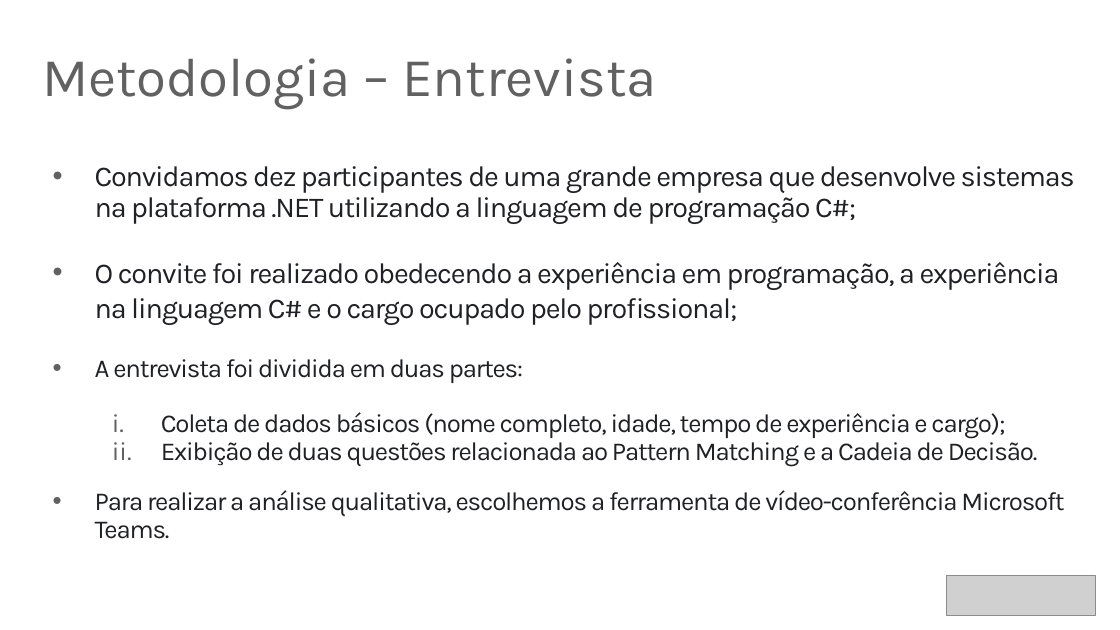
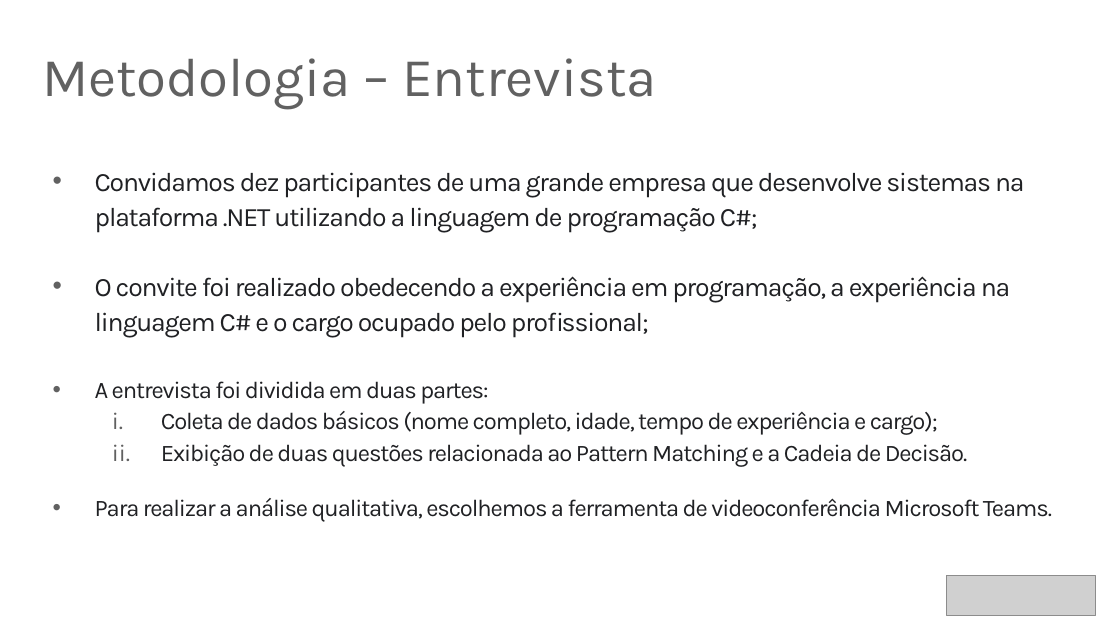
Before and after one commit to rafaelcruz-net/pattern-matching, a slide deck: slide 31 of Apresentacao_Defesa.pptx (slide 30 before the commit). Drawn at 1120x630 pixels with LibreOffice and Linux fonts; fonts in the diff are those of the drawing; grey boxes stand for pictures. Boxes give left, top, right and bottom in pixels: in the first picture for what was removed or moved away, otherwise in the second. Text is boxed around its words. In the diff, an @@ line names an element or a change of style, - is before the commit and + after.

```diff
--- a/Apresentacao_Defesa.pptx
+++ b/Apresentacao_Defesa.pptx
@@ text at [95,172,1024,467]: size 18.5 to 17.1 pt in "Convidamos dez participantes de uma grande empresa ...", "O convite foi realizado obedecendo a experiência ..."; size 16.6 to 15.3 pt in "A entrevista foi dividida em duas partes:", "Coleta de dados básicos (nome completo, idade, ...", "Exibição de duas questões relacionada ao Pattern ..."; line spacing 0.9 to 1.1; line spacing 1 to 1.1 @@
@@ text at [95,498,1052,522]: text changed; size 16.6 to 15.3 pt @@
-• Para realizar a análise qualitativa, escolhemos a ferramenta de vídeo-conferência Microsoft Teams.
+• Para realizar a análise qualitativa, escolhemos a ferramenta de videoconferência Microsoft Teams.
```
Also in this commit, not shown: 22 other slides changed, 1 slide added, 2 other files.
